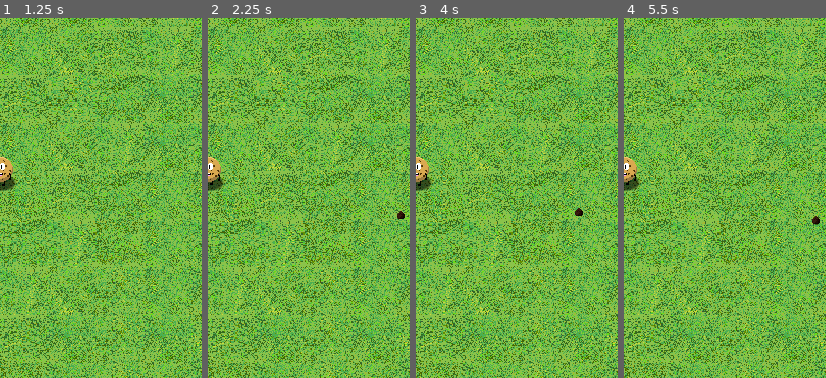
Above: before the commit, frames 1-4 (left to right).
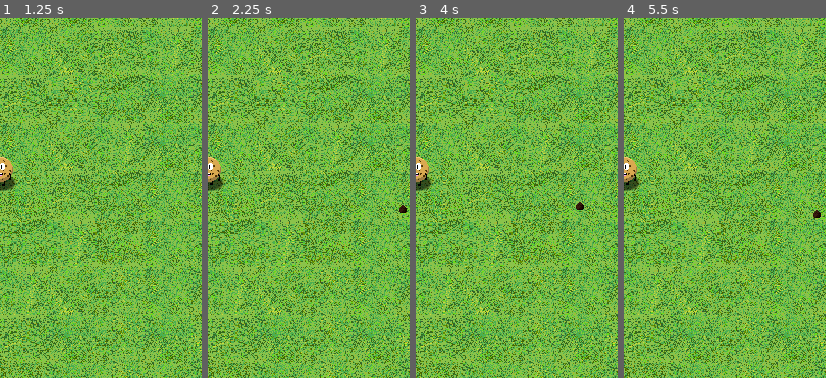
Above: after the commit, the same moments.

Repository: EightLimbed/Tasty-Terminator
Game: Godot game, scene res://Main Menu/MainMenu.tscn
Two runs of this game, one before a commit and one after it. Both use one fixed random seed, a clock stepped at 60 frames per second and the inputs below. Before the commit the project starts from res://Main Menu/LevelSelect/MainMenu.tscn.
Inputs (mouse positions are % of the whole screen's width and height, from its top left):
- Up to frame 1 (1.25 s): click "Start" at 0.5 s
- Up to frame 2 (2.25 s): tap Enter at 1.25 s; move the mouse to (72, 45) at 1.27 s; hold Right (ui_right) 1.28-2.03 s; tap Space at 2 s; move the mouse to (30, 55) at 2.02 s; hold Down (ui_down) from 2.03 s (still down)
- Up to frame 3 (4 s): tap Enter at 2.75 s; move the mouse to (60, 28) at 2.77 s; release Down (ui_down) at 2.78 s; hold Right (ui_right) 2.78-3.53 s; tap Space at 3.5 s; move the mouse to (45, 70) at 3.52 s; hold Up (ui_up) from 3.53 s (still down)
- Up to frame 4 (5.5 s): tap Enter at 4.25 s; move the mouse to (80, 65) at 4.27 s; release Up (ui_up) at 4.28 s; hold Left (ui_left) from 4.28 s (still down); tap Space at 5 s; move the mouse to (20, 35) at 5.02 s
The pictures show only the part of the screen within x 50-100%, y 29-79%; the shares and areas given below are measured in that part.

Frame 1 is identical in both runs. In frame 2, 0.1% of the frame differs, in the area x 93-99%, y 51-56%; in frame 3, 0.1%; in frame 4, 0.1%.

Commit message:
Added Save Files and Achievement Display
Achievement display functions, but can not be accessed in game

Diff:
--- a/Game/Game.gd
+++ b/Game/Game.gd
@@ -5,6 +5,7 @@
 @onready var enemy_container = $EnemyContainer
 @onready var experience_container = $ExperienceContainer
 @onready var wave_timer = $WaveTimer
+@onready var save_file = preload("res://Main Menu/Achievments/LocalAchievments.tres")
 var enemy = preload("res://Enemies/Enemy.tscn")
 var random = RandomNumberGenerator.new()
 var wave : int = 1
@@ -19,12 +20,18 @@
 
 func _process(_delta: float):
 	world.generate_roads(player.position, Vector2i(24,24))
+	achievments_check()
+
+func achievments_check():
+	if player.level >= 1 and not save_file.achievments["Reach Level 100 (Unlocks Gummy Bear)"] == true:
+		save_file.achievments["Reach Level 100 (Unlocks Gummy Bear)"] = true
+		ResourceSaver.save(save_file, "user://save/AchievementLog.tres")
 
 func spawn_enemies_normal(amount, difficulty):
 	for i in amount-enemy_container.get_child_count():
 		var enemy_index = random.randi_range(0, min(world_profile.possible_enemies.size()-1, wave))
 		var instance = enemy.instantiate()
-		instance.difficulty = 1+(wave/50.0)
+		instance.difficulty = 1+(wave/25.0)
 		instance.global_position = player.global_position+(Vector2(1,0).rotated(random.randf_range(0,2*PI))*random.randi_range(800,1600))
 		instance.profile = world_profile.possible_enemies[enemy_index]
 		enemy_container.add_child.call_deferred(instance)
--- /dev/null
+++ b/Main Menu/Achievments/AchievmentDisplay.gd
@@ -0,0 +1,28 @@
+extends Control
+
+@onready var save_file = preload("res://Main Menu/Achievments/LocalAchievments.tres")
+@onready var achievment_container = $VBoxContainer
+@onready var unlocked_texture : Texture2D = load("res://Main Menu/Art/AchievmentUnlocked.png")
+@onready var locked_texture : Texture2D = load("res://Main Menu/Art/AchievmentLocked.png")
+
+func _ready() -> void:
+	var achievments = save_file.achievments.keys()
+	for key in achievments:
+		var display = NinePatchRect.new()
+		display.patch_margin_left = 15
+		display.patch_margin_top = 15
+		display.patch_margin_right = 5
+		display.patch_margin_bottom = 5
+		if save_file.achievments[key]:
+			display.texture = unlocked_texture
+		else:
+			display.texture = locked_texture
+		var label = Label.new()
+		label.text = key
+		label.label_settings = load("res://HUD/Name.tres")
+		label.autowrap_mode = TextServer.AUTOWRAP_WORD_SMART
+		label.size.x = 232
+		label.position = Vector2(18,0)
+		display.add_child(label)
+		achievment_container.add_child(display)
+		display.custom_minimum_size.y = label.size.y+3
--- /dev/null
+++ b/Main Menu/Achievments/AchievmentDisplay.tscn
@@ -0,0 +1,16 @@
+[gd_scene load_steps=2 format=3 uid="uid://cjh381wkxqgma"]
+
+[ext_resource type="Script" path="res://Main Menu/Achievments/AchievmentDisplay.gd" id="1_ryq6v"]
+
+[node name="AchievmentDisplay" type="Control"]
+layout_mode = 3
+anchors_preset = 0
+offset_right = 40.0
+offset_bottom = 40.0
+script = ExtResource("1_ryq6v")
+
+[node name="VBoxContainer" type="VBoxContainer" parent="."]
+custom_minimum_size = Vector2(256, 0)
+layout_mode = 0
+offset_right = 40.0
+offset_bottom = 40.0
--- /dev/null
+++ b/Main Menu/Achievments/AchievmentLog.gd
@@ -0,0 +1,8 @@
+extends Resource
+
+class_name AchievmentsLog
+
+@export var achievments : Dictionary
+
+func verify_save():
+	DirAccess.make_dir_absolute("user://save")
--- /dev/null
+++ b/Main Menu/Achievments/LocalAchievments.tres
@@ -0,0 +1,9 @@
+[gd_resource type="Resource" script_class="AchievmentsLog" load_steps=2 format=3 uid="uid://bc8xrwomtvpi7"]
+
+[ext_resource type="Script" path="res://Main Menu/Achievments/AchievmentLog.gd" id="1_o6ddm"]
+
+[resource]
+script = ExtResource("1_o6ddm")
+achievments = {
+"Reach Level 100 (Unlocks Gummy Bear)": false
+}
--- a/Main Menu/LevelSelect/MainMenu.gd
+++ b/Main Menu/MainMenu.gd
@@ -5,15 +5,24 @@
 @onready var character_description = $VBoxContainer/CharacterDescription
 @onready var character_description_label = $VBoxContainer/CharacterDescription/Label
 @onready var character_name = $VBoxContainer/CharacterSelect/Display/Name
-var characters : Array[Character] = [preload("res://Player/Characters/Resources/Cookie.tres"), preload("res://Player/Characters/Resources/GummyBear.tres")]
+@onready var save_file = preload("res://Main Menu/Achievments/LocalAchievments.tres")
+var characters : Array[Character] = [preload("res://Player/Characters/Resources/Cookie.tres")]
 var c_index : int = 0
 
 func _ready() -> void:
+	save_file.verify_save()
+	load_achievments()
 	character_display.play()
 
 #things that cannot be called by updates
 func _process(_delta: float) -> void:
 	character_description.custom_minimum_size.y = character_description_label.size.y
+
+func load_achievments():
+	if ResourceLoader.exists("user://save/AchievementLog.tres"):
+		save_file = ResourceLoader.load("user://save/AchievementLog.tres")
+	if save_file.achievments["Reach Level 100 (Unlocks Gummy Bear)"]:
+		characters.append(load("res://Player/Characters/Resources/GummyBear.tres"))
 
 func select_town():
 	game.world_profile = load("res://World/Resources/Rural.tres")
--- a/Main Menu/LevelSelect/MainMenu.tscn
+++ b/Main Menu/MainMenu.tscn
@@ -1,6 +1,6 @@
 [gd_scene load_steps=12 format=3 uid="uid://dlsxkapbmu8a5"]
 
-[ext_resource type="Script" path="res://Main Menu/LevelSelect/MainMenu.gd" id="1_geu8k"]
+[ext_resource type="Script" path="res://Main Menu/MainMenu.gd" id="1_geu8k"]
 [ext_resource type="Texture2D" uid="uid://dv0lei01qofet" path="res://HUD/Art/HealthbarEmpty.png" id="2_6as2u"]
 [ext_resource type="Texture2D" uid="uid://dvytqvkcigcqi" path="res://Player/Characters/Art/CookieWalk-1.png" id="3_dksqh"]
 [ext_resource type="Texture2D" uid="uid://col2ljvlcd2qm" path="res://Player/Art/Faces/DefaultFace.png" id="4_5lfsp"]
--- a/Weapons/Resources/ChocolateChips.tres
+++ b/Weapons/Resources/ChocolateChips.tres
@@ -13,7 +13,7 @@
 display = ExtResource("1_r6vpx")
 description = "Quickly fires choclate chips towards the nearest enemy"
 aim_type = 2
-spread = Vector2(1, 0.1)
+spread = Vector2(5, 0.1)
 multishot = Vector2(1, 0.05)
 damage = Vector2(10, 1)
 ammo = Vector2(3, 0)
--- a/project.godot
+++ b/project.godot
@@ -11,7 +11,7 @@
 [application]
 
 config/name="Tasty Terminator"
-run/main_scene="res://Main Menu/LevelSelect/MainMenu.tscn"
+run/main_scene="res://Main Menu/MainMenu.tscn"
 config/features=PackedStringArray("4.3", "Forward Plus")
 boot_splash/bg_color=Color(1, 1, 1, 1)
 boot_splash/image="res://Enemies/Art/ed/ed-0.png"
Binary file added: Main Menu/Art/AchievmentLocked.png
Not shown, added: Main Menu/Art/AchievmentLocked.png.import
Binary file added: Main Menu/Art/AchievmentUnlocked.png
Not shown, added: Main Menu/Art/AchievmentUnlocked.png.import
Not shown, added: Player/Characters/Art/pixilart-frames (6)/Donut-0.png.import
Not shown, added: Player/Characters/Art/pixilart-frames (6)/Donut-1.png.import
Not shown, added: Game/Gam747A.tmp
